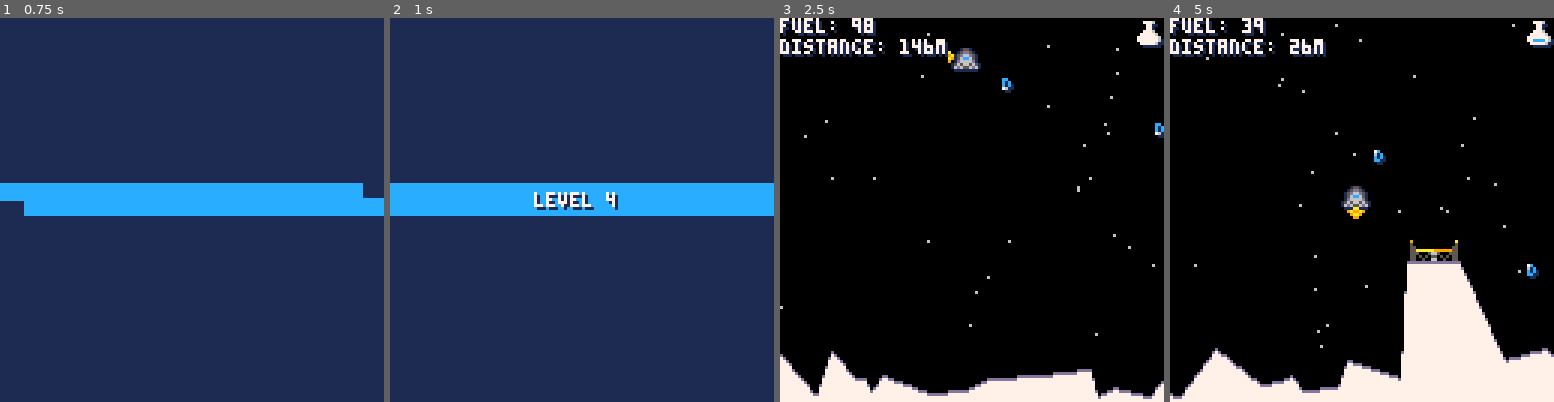
Above: before the commit, frames 1-4 (left to right).
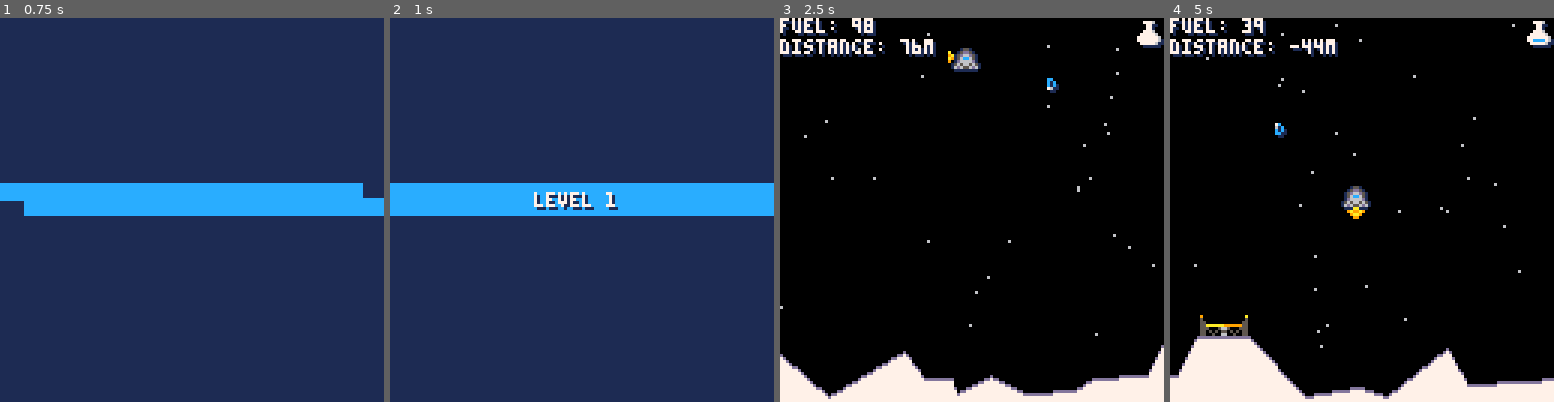
Above: after the commit, the same moments.

Repository: lewsid/moon-missions
Game: PICO-8 cartridge munlander.p8
Same seed, same stepped clock (60 frames per second), same inputs: the game is played once before the commit and once after it.
Inputs:
- Up to frame 1 (0.75 s): tap X (X key) at 0.33 s
- Up to frame 2 (1 s): no input
- Up to frame 3 (2.5 s): tap X (X key) at 1.07, 1.85 s; hold Right 1.6-2.1 s; hold Up 2.15-2.42 s; hold Right from 2.47 s (still down)
- Up to frame 4 (5 s): tap X (X key) at 2.97, 4.08 s; release Right at 3.03 s; hold Left 3.08-3.58 s; hold Right 4.02-4.68 s; hold Up from 4.73 s (still down)

Frame 1 is identical in both runs. In frame 2, 0.1% of the frame differs, in the area x 56-60%, y 45-50%; in frame 3, 4.9%; in frame 4, 12%, in the area x 0-100%, y 5-100%.

Commit message:
level tweak

Diff:
--- a/munlander.p8
+++ b/munlander.p8
@@ -16,7 +16,7 @@
 	start_y=10,
 	last_edge=0,
 	game_state="gameintro",
-	level=4,
+	level=1,
 	collected=0,
 	percent_collected=0,
 	max_x=5000,
@@ -100,6 +100,12 @@
 		pad_y=65,
 		pickups=4,
 		jag_rate=18
+	}
+	levels[5]={
+		pad_x=220,
+		pad_y=90,
+		pickups=5,
+		jag_rate=25
 	}
 end
 
